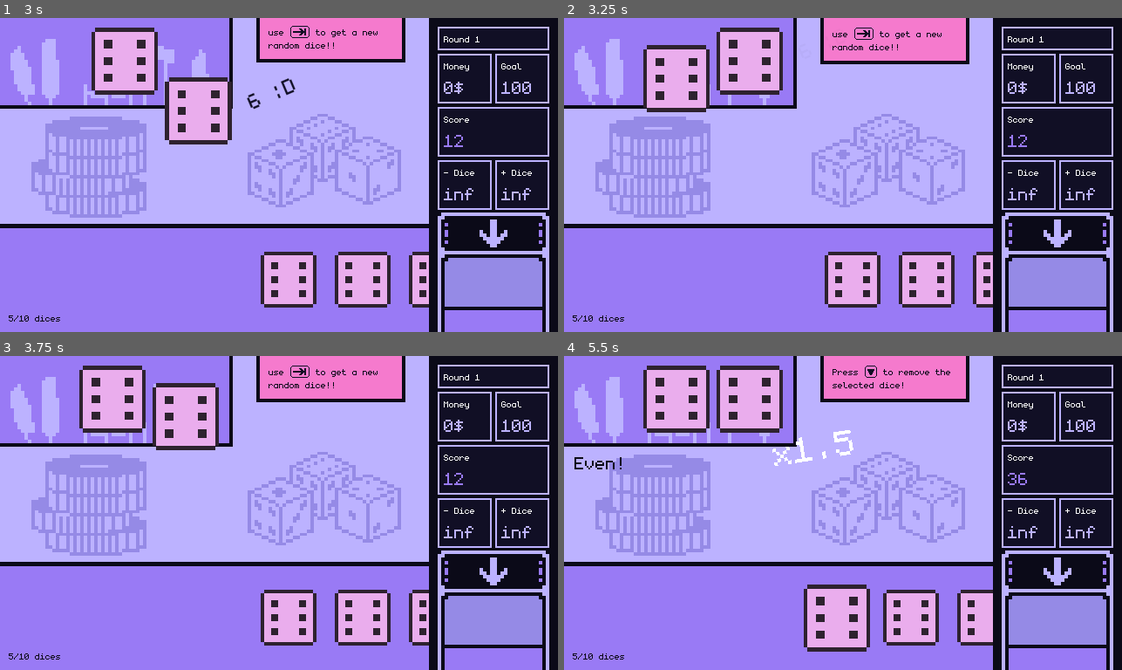
Above: before the commit, frames 1-4 (two rows, left to right).
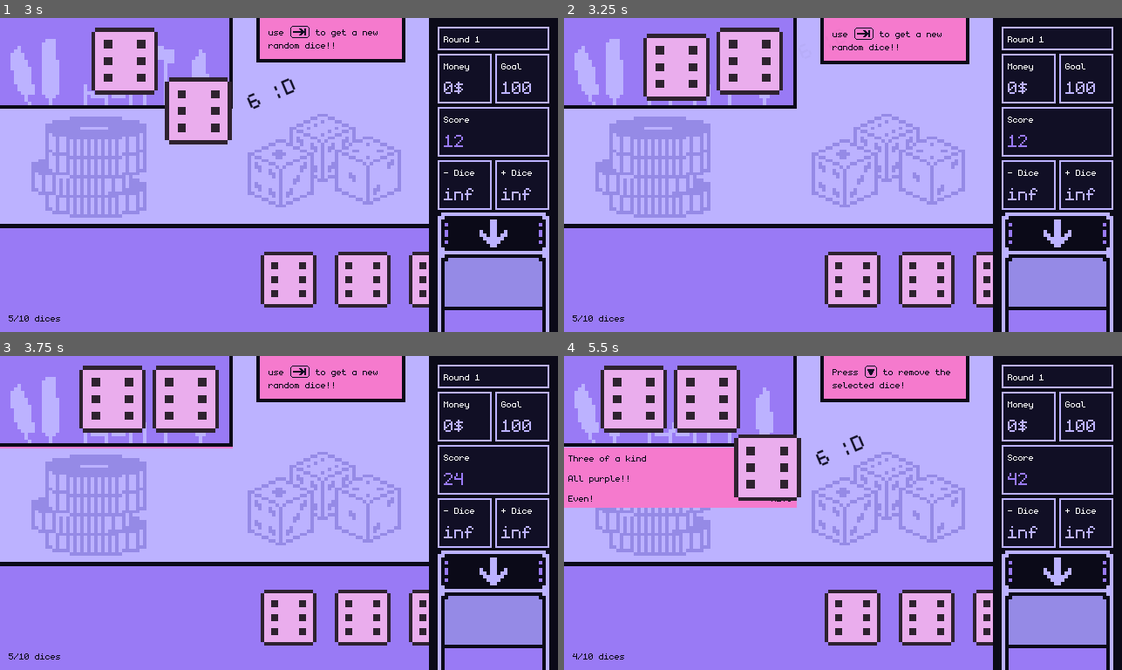
Above: after the commit, the same moments.

Repository: espcaa/chaotic-cubes
Game: Godot game, scene res://scenes/test_level_combo.tscn
Same seed, same stepped clock (60 frames per second), same inputs: the game is played once before the commit and once after it. This scene is started directly instead of the project's main scene. Sound files missing from this copy of the repository are replaced by a short silence.
Inputs:
- Up to frame 1 (3 s): tap Enter (play) at 0.5, 0.6, 1.55, 2.1 s; hold D (right) 0.53-1.28 s; hold A (left) 1.28-2.03 s; tap Tab (draw) at 1.35 s; tap Space at 2 s; hold D (right) 2.03-2.78 s; hold Up (ui_up) from 2.78 s (still down); tap Down (remove_dice) at 2.85 s
- Up to frame 2 (3.25 s): keep holding Up (ui_up); tap Enter (play) at 3.05 s
- Up to frame 3 (3.75 s): release Up (ui_up) at 3.53 s; hold A (left) from 3.53 s (still down); tap Enter (play) at 3.6 s
- Up to frame 4 (5.5 s): keep holding A (left); tap Tab (draw) at 4.35 s; tap Enter (play) at 4.55, 5.1 s

Frame 1 is identical in both runs. In frame 2, 1.4% of the frame differs, in the area x 14-27%, y 5-30%; in frame 3, 1.8%; in frame 4, 18%, in the area x 0-83%, y 3-97%.

Commit message:
way clearer combos

Diff:
--- /dev/null
+++ b/scenes/bonus_card.gd
@@ -0,0 +1,47 @@
+extends Control
+
+@export var combo_name: String = "something"
+@export var combo_mult: String = "x100??"
+
+
+func _ready() -> void:
+	# now animate going down with a tween
+
+	await get_tree().process_frame
+
+	var tween = create_tween()
+	(
+		tween
+		. tween_property(
+			$colored_container,
+			"position:y",
+			-(position.y - $colored_container.size.y),
+			0.5,
+		)
+		. set_trans(Tween.TRANS_LINEAR)
+		. set_ease(Tween.EASE_IN_OUT)
+	)
+
+	await tween.finished
+	await get_tree().create_timer(1.5).timeout
+
+	# now tween it to the left by size.x
+	var tween2 = create_tween()
+	(
+		tween2
+		. tween_property(
+			$colored_container,
+			"position:x",
+			-(position.x + $colored_container.size.x),
+			.3,
+		)
+		. set_trans(Tween.TRANS_LINEAR)
+		. set_ease(Tween.EASE_IN_OUT)
+	)
+	await tween2.finished
+	queue_free()
+
+
+func _process(_delta: float) -> void:
+	$colored_container/MarginContainer/container/name.text = combo_name
+	$colored_container/MarginContainer/container/mult.text = combo_mult
--- /dev/null
+++ b/scenes/bonus_card.tscn
@@ -0,0 +1,51 @@
+[gd_scene load_steps=4 format=3 uid="uid://dvr3x7li5dd4c"]
+
+[ext_resource type="Script" uid="uid://bh1koee3por3d" path="res://scenes/bonus_card.gd" id="1_8vmvc"]
+[ext_resource type="PackedScene" uid="uid://c4x5tkis316mh" path="res://scenes/colored_container.tscn" id="1_tfjq3"]
+[ext_resource type="PackedScene" uid="uid://cbmn5tiw3fr6c" path="res://scenes/custom_label.tscn" id="2_j5540"]
+
+[node name="bonus_card" type="Control"]
+layout_mode = 3
+anchors_preset = 0
+offset_left = -5.0
+offset_right = 267.0
+script = ExtResource("1_8vmvc")
+
+[node name="colored_container" parent="." instance=ExtResource("1_tfjq3")]
+layout_mode = 1
+anchors_preset = 10
+anchor_right = 1.0
+offset_right = 0.0
+offset_bottom = 13.0
+grow_horizontal = 2
+color_role = 5
+outline_color_role = 2
+outline_thickness = 4
+
+[node name="MarginContainer" type="MarginContainer" parent="colored_container"]
+layout_mode = 2
+theme_override_constants/margin_left = 10
+theme_override_constants/margin_top = 5
+theme_override_constants/margin_right = 5
+theme_override_constants/margin_bottom = 5
+
+[node name="container" type="HBoxContainer" parent="colored_container/MarginContainer"]
+layout_mode = 2
+
+[node name="name" parent="colored_container/MarginContainer/container" instance=ExtResource("2_j5540")]
+texture_filter = 1
+layout_mode = 2
+text = "HIII"
+color_role = 2
+label_text = "THIS IS ELON MUSK"
+
+[node name="spacer" type="Control" parent="colored_container/MarginContainer/container"]
+layout_mode = 2
+size_flags_horizontal = 3
+
+[node name="mult" parent="colored_container/MarginContainer/container" instance=ExtResource("2_j5540")]
+texture_filter = 1
+layout_mode = 2
+text = "X6000"
+color_role = 2
+label_text = "x3"
--- a/scenes/dice.gd
+++ b/scenes/dice.gd
@@ -18,6 +18,7 @@
 
 
 func roll_dice():
+	self.z_index = 100
 	await roll()
 	$audio.play()
 
--- a/scenes/game_ui.gd
+++ b/scenes/game_ui.gd
@@ -318,28 +318,30 @@
 		var patterns_found = match_patterns(last_three)
 		if patterns_found.size() > 0:
 			# print every pattern found
-			for pattern in patterns_found.keys():
-				await pattern_found_animation()
-
-				$BonusLabel.label_text = "x" + str(patterns_found[pattern]["mult"])
-				$AnimationPlayer.play("combo_mult_text")
-				print("pattern found : " + pattern)
-				var pattern_name = patterns_found[pattern]["name"]
-
-				# a tween to show the pattern name for 2s with modulate for fadin and fadout
-				play_combo_label_anim()
-				$ComboLabel.label_text = pattern_name
-
-				if not completed_combo:
-					completed_combo = true
-				UserData.score(
-					int(
-						(
-							dice_queue[dice_queue.size() - 1].value[0]
-							* (patterns_found[pattern]["mult"] - 1)
-						)
+			await pattern_found_animation()
+
+			var keys = patterns_found.keys()
+			for i in range(keys.size()):
+				print(
+					(
+						"Pattern found: "
+						+ keys[i]
+						+ " with multiplier "
+						+ str(patterns_found[keys[i]]["mult"])
 					)
 				)
+				var key = keys[i]
+				var new_bonus_card = preload("res://scenes/bonus_card.tscn").instantiate()
+				new_bonus_card.z_index = -2 - i
+
+				new_bonus_card.combo_name = patterns_found[key]["name"]
+				new_bonus_card.combo_mult = "x" + str(patterns_found[key]["mult"])
+				%bonus_point.add_child(new_bonus_card)
+				await get_tree().process_frame
+				new_bonus_card.position.y = new_bonus_card.get_child(0).size.y * i
+				UserData.score(active_dice.value[0] * (patterns_found[key]["mult"] - 1))
+				await get_tree().create_timer(0.2).timeout
+
 	active_dice = null
 	playing_move = false
 	dice_refresh_blocked = false
@@ -598,14 +600,21 @@
 
 
 func pattern_found_animation() -> void:
-	# ge tall of th dices and put them down a little one by one, then show the multiplicator and then put them back up
 	var delay = 0.0
 	for i in dice_queue:
+		var original_y = i.position.y
 		var tween = i.create_tween()
-		tween.tween_property(i, "position:y", i.position.y + 20, 0.1).set_delay(delay)
-		delay += 0.1
-		await tween.finished
-		await get_tree().create_timer(0.1).timeout
-		var tween_back = i.create_tween()
-		tween_back.tween_property(i, "position:y", i.position.y - 20, 0.1)
-		await tween_back.finished
+		(
+			tween
+			. tween_property(i, "position:y", original_y + 20, 0.2)
+			. set_delay(delay)
+			. set_trans(Tween.TRANS_QUAD)
+			. set_ease(Tween.EASE_IN)
+		)
+		tween.tween_property(i, "position:y", original_y, 0.2).set_trans(Tween.TRANS_QUAD).set_ease(
+			Tween.EASE_OUT
+		)
+		delay += 0.2
+	await get_tree().create_timer(delay + 0.2).timeout
+
+	return
--- a/scenes/game_ui.tscn
+++ b/scenes/game_ui.tscn
@@ -184,6 +184,7 @@
 theme_override_constants/separation = 0
 
 [node name="game_container" parent="HBoxContainer/VBoxContainer" instance=ExtResource("1_yubou")]
+z_index = -30
 layout_mode = 2
 size_flags_horizontal = 3
 size_flags_vertical = 3
@@ -448,6 +449,11 @@
 outline_enabled = true
 outline_color_role = 2
 outline_thickness = 4
+
+[node name="bonus_point" type="Node2D" parent="MarginContainer/alr_played_container"]
+unique_name_in_owner = true
+position = Vector2(5, 86.8053)
+scale = Vector2(1, 0.997626)
 
 [node name="AnimationPlayer" type="AnimationPlayer" parent="."]
 libraries = {
--- a/scenes/test_level_combo.tscn
+++ b/scenes/test_level_combo.tscn
@@ -18,3 +18,9 @@
 [node name="dice_11" parent="HBoxContainer/VBoxContainer/dice_container/point" index="5" instance=ExtResource("2_kysvu")]
 
 [node name="dice_12" parent="HBoxContainer/VBoxContainer/dice_container/point" index="6" instance=ExtResource("2_kysvu")]
+
+[node name="ComboLabel" parent="." index="9"]
+offset_left = 16.0
+offset_top = 112.0
+offset_right = 232.0
+offset_bottom = 163.0
Not shown, added: scenes/bonus_card.gd.uid
